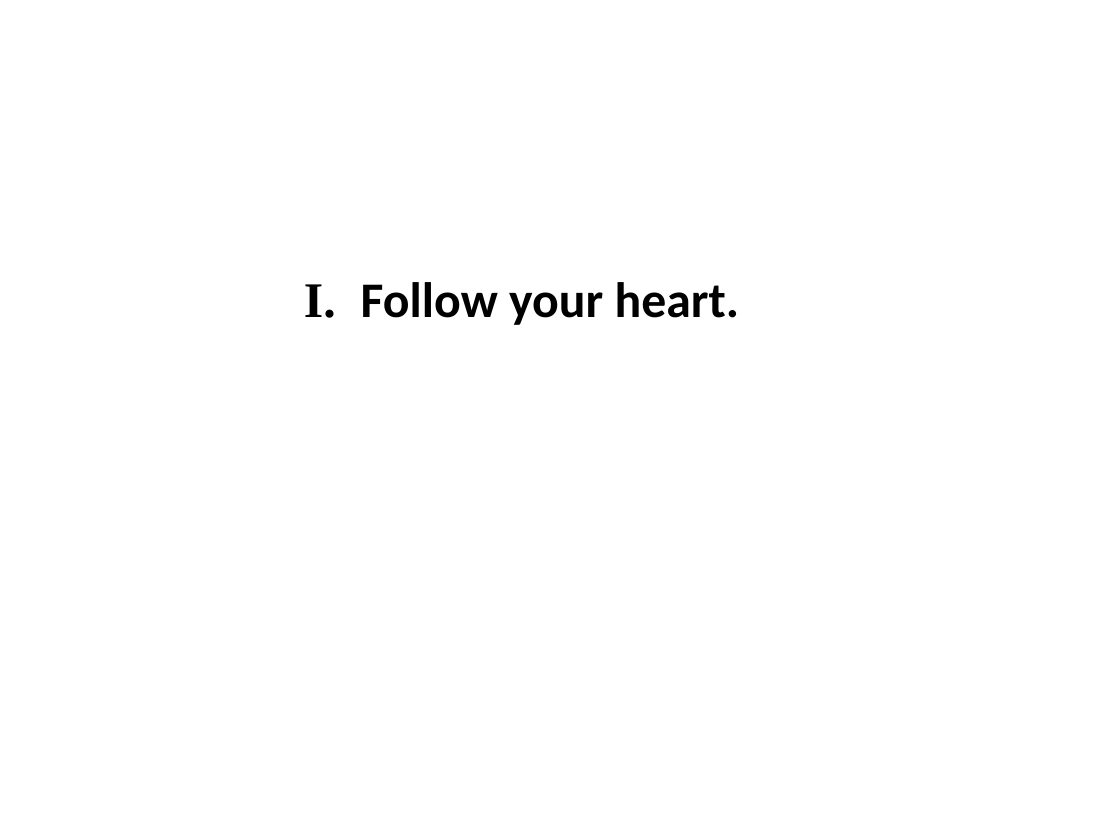
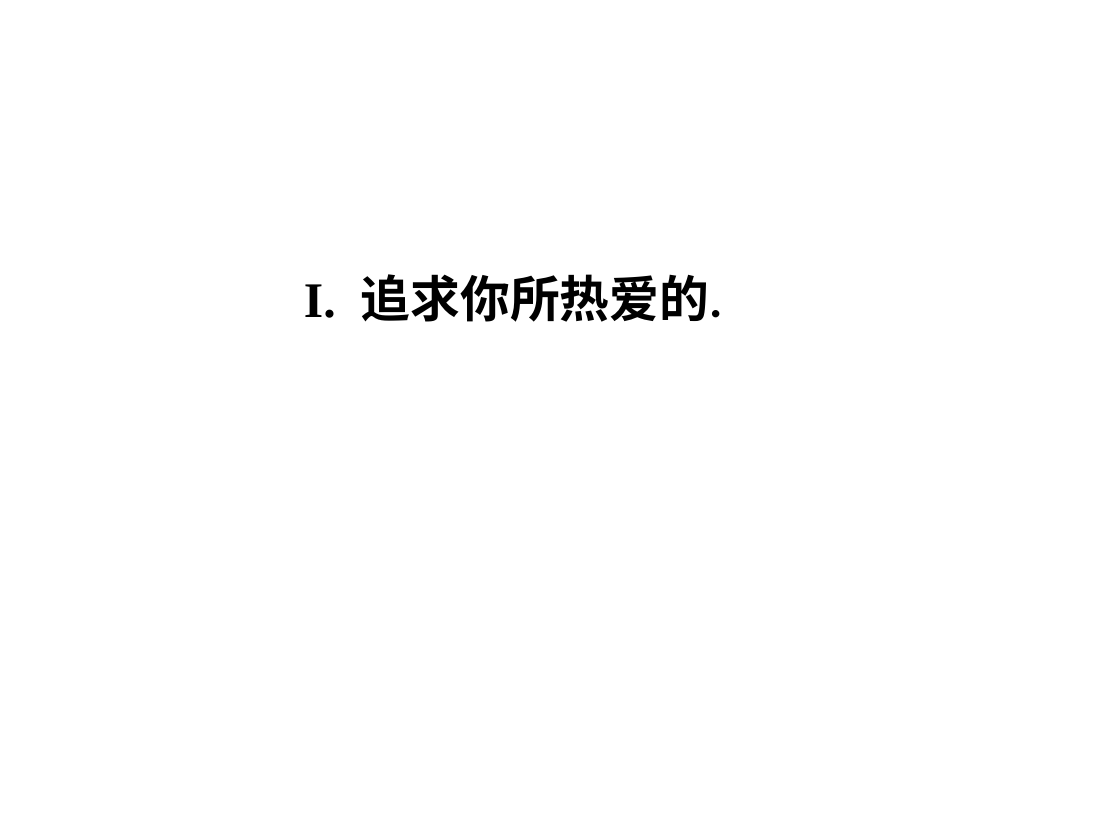
Before and after one commit to xiangaodielian/molehill-lab, a slide deck: slide 2 of notes/演示文稿1.pptx. Drawn at 1120x840 pixels with LibreOffice and Linux fonts; fonts in the diff are those of the drawing; background and template pictures are left out. Boxes give left, top, right and bottom in pixels: in the first picture for what was removed or moved away, otherwise in the second. Text is boxed around its words. In the diff, an @@ line names an element or a change of style, - is before the commit and + after.

```diff
--- a/notes/演示文稿1.pptx
+++ b/notes/演示文稿1.pptx
@@ text at bbox=[304, 274, 723, 322]: text changed; font Calibri to Times New Roman @@
-I. Follow your heart.
+I. 追求你所热爱的.
```
Also in this commit, not shown: 7 slides added, 2 slides removed.
